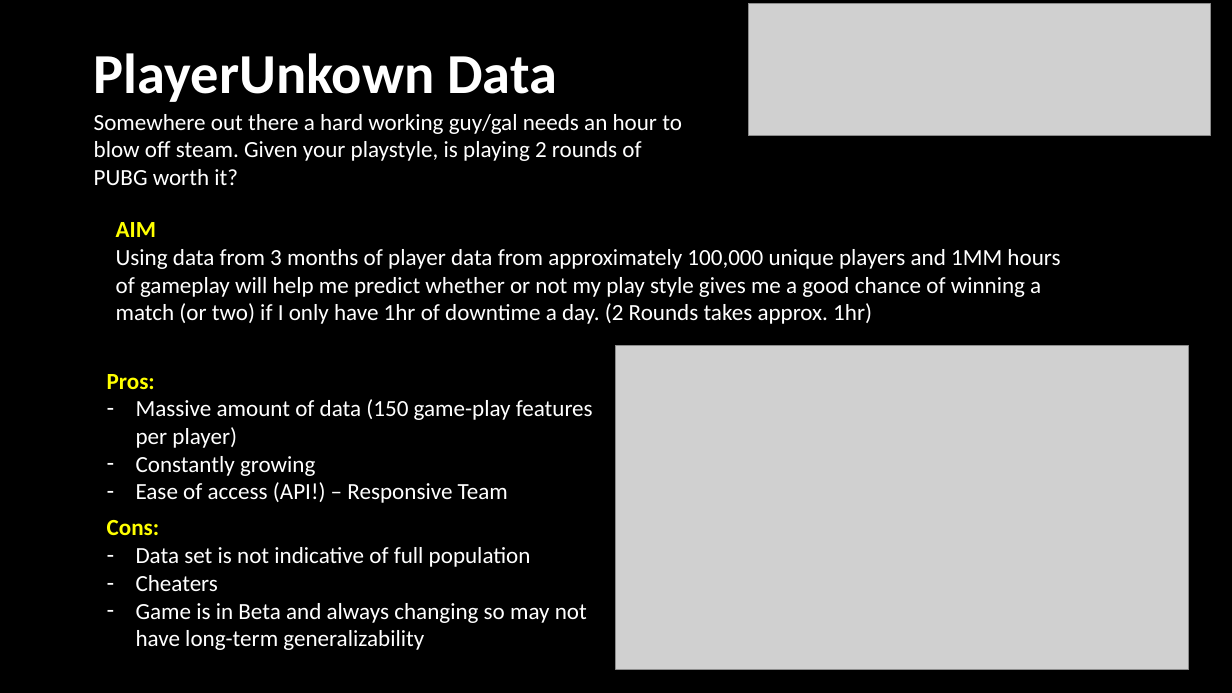
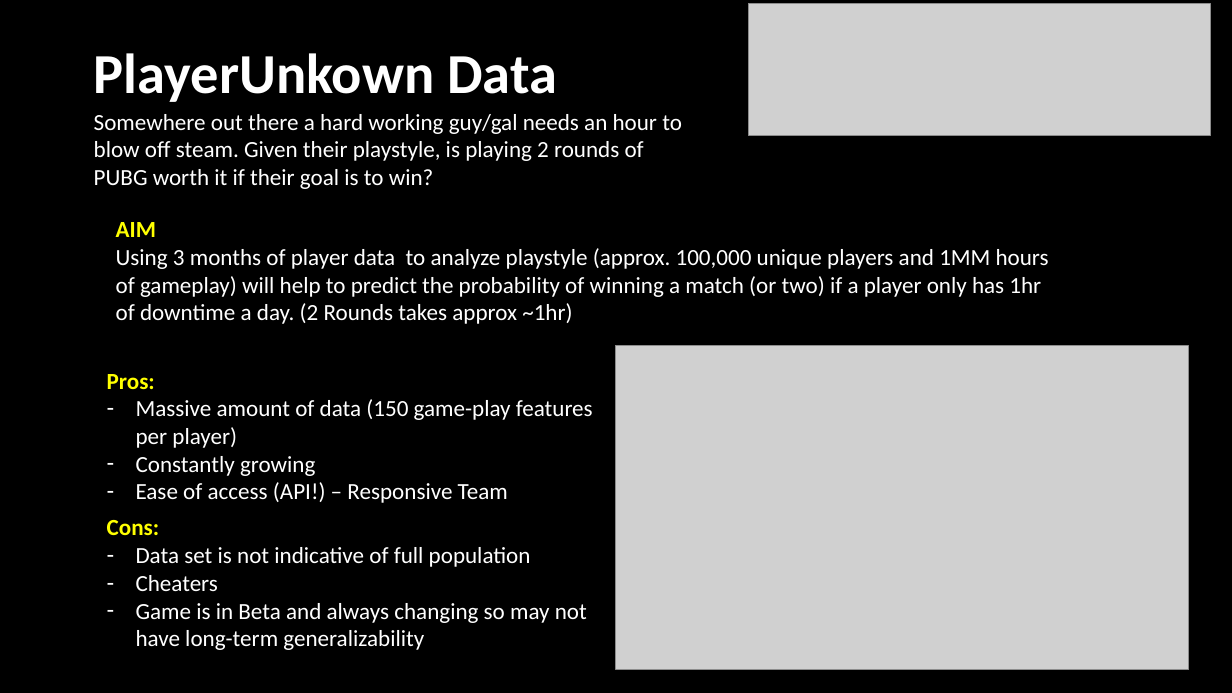
Before and after one commit to jjslowikowski/my-hw-repo, a slide deck: slide 4 of Lightning Presentation.pptx. Drawn at 1232x693 pixels with LibreOffice and Linux fonts; fonts in the diff are those of the drawing; grey boxes stand for pictures. Boxes give left, top, right and bottom in pixels: in the first picture for what was removed or moved away, otherwise in the second. Text is boxed around its words. In the diff, an @@ line names an element or a change of style, - is before the commit and + after.

Commit message:
Powerpoint Fix

```diff
--- a/Lightning Presentation.pptx
+++ b/Lightning Presentation.pptx
@@ text at box(94, 114, 682, 189): text changed @@
-Somewhere out there a hard working guy/gal needs an hour to blow off steam. Given your playstyle, is playing 2 rounds of PUBG worth it?
+Somewhere out there a hard working guy/gal needs an hour to blow off steam. Given their playstyle, is playing 2 rounds of PUBG worth it if their goal is to win?
@@ text at box(116, 248, 1049, 324): text changed @@
-Using data from 3 months of player data from approximately 100,000 unique players and 1MM hours of gameplay will help me predict whether or not my play style gives me a good chance of winning a match (or two) if I only have 1hr of downtime a day. (2 Rounds takes approx. 1hr)
+Using 3 months of player data to analyze playstyle (approx. 100,000 unique players and 1MM hours of gameplay) will help to predict the probability of winning a match (or two) if a player only has 1hr of downtime a day. (2 Rounds takes approx ~1hr)
```
Also in this commit, not shown: 1 other slide changed.
